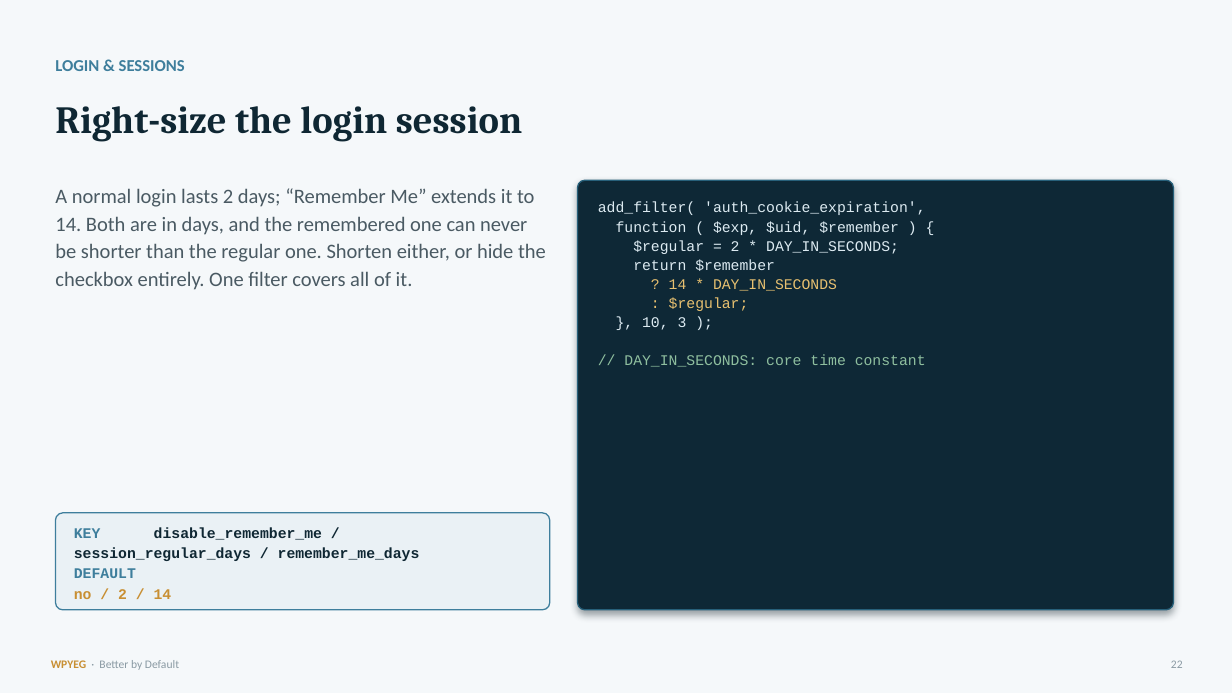
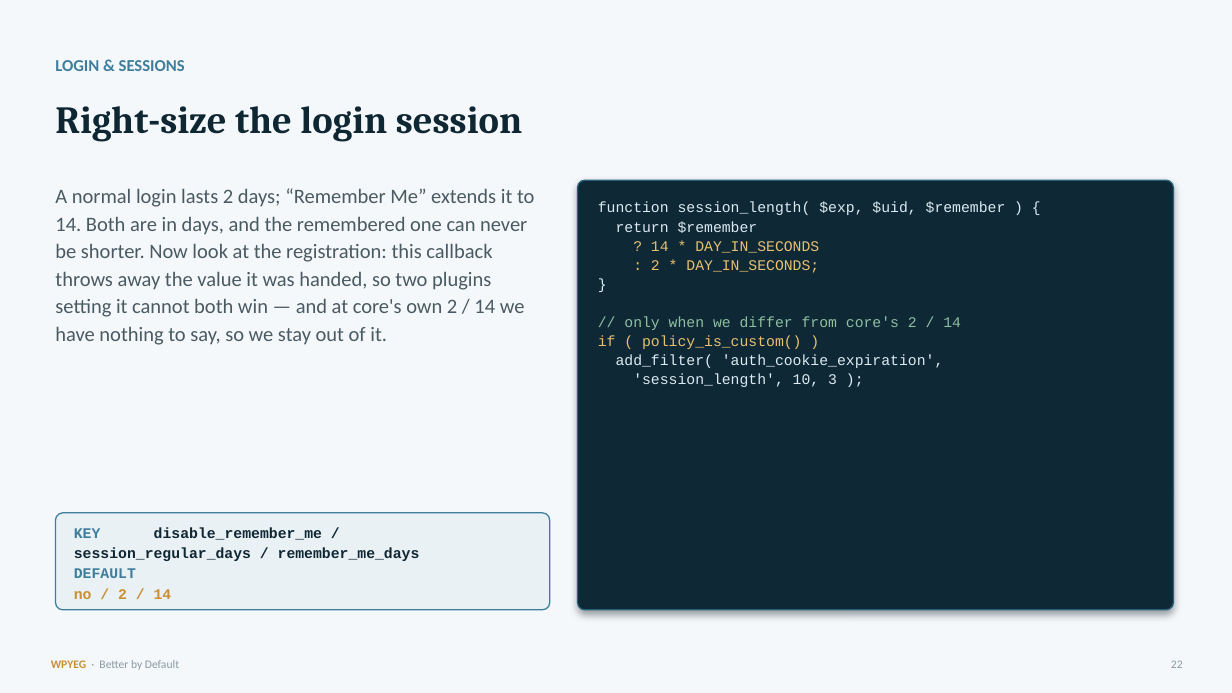
Before and after one commit to WPYEG/Better-by-Default, a slide deck: slide 22 of workshop/Better-by-Default.pptx. Drawn at 1232x693 pixels with LibreOffice and Linux fonts; fonts in the diff are those of the drawing. Boxes give left, top, right and bottom in pixels: in the first picture for what was removed or moved away, otherwise in the second. Text is boxed around its words. In the diff, an @@ line names an element or a change of style, - is before the commit and + after.

```diff
--- a/workshop/Better-by-Default.pptx
+++ b/workshop/Better-by-Default.pptx
@@ text at (x1=55, y1=188, x2=534, y2=345): text changed @@
-A normal login lasts 2 days; “Remember Me” extends it to 14. Both are in days, and the remembered one can never be shorter than the regular one. Shorten either, or hide the checkbox entirely. One filter covers all of it.
+A normal login lasts 2 days; “Remember Me” extends it to 14. Both are in days, and the remembered one can never be shorter. Now look at the registration: this callback throws away the value it was handed, so two plugins setting it cannot both win — and at core's own 2 / 14 we have nothing to say, so we stay out of it.
@@ text at (x1=598, y1=202, x2=1006, y2=215): text changed @@
-add_filter( 'auth_cookie_expiration',
-function ( $exp, $uid, $remember ) {
-$regular = 2 * DAY_IN_SECONDS;
+function session_length( $exp, $uid, $remember ) {
@@ text at (x1=598, y1=260, x2=961, y2=387): text changed; text colour #8FBF9F to #DCEAF1 @@
-: $regular;
-}, 10, 3 );
-// DAY_IN_SECONDS: core time constant
+: 2 * DAY_IN_SECONDS;
+}
+// only when we differ from core's 2 / 14
+if ( policy_is_custom() )
+add_filter( 'auth_cookie_expiration',
+'session_length', 10, 3 );
```
Also in this commit, not shown: 4 other files.
